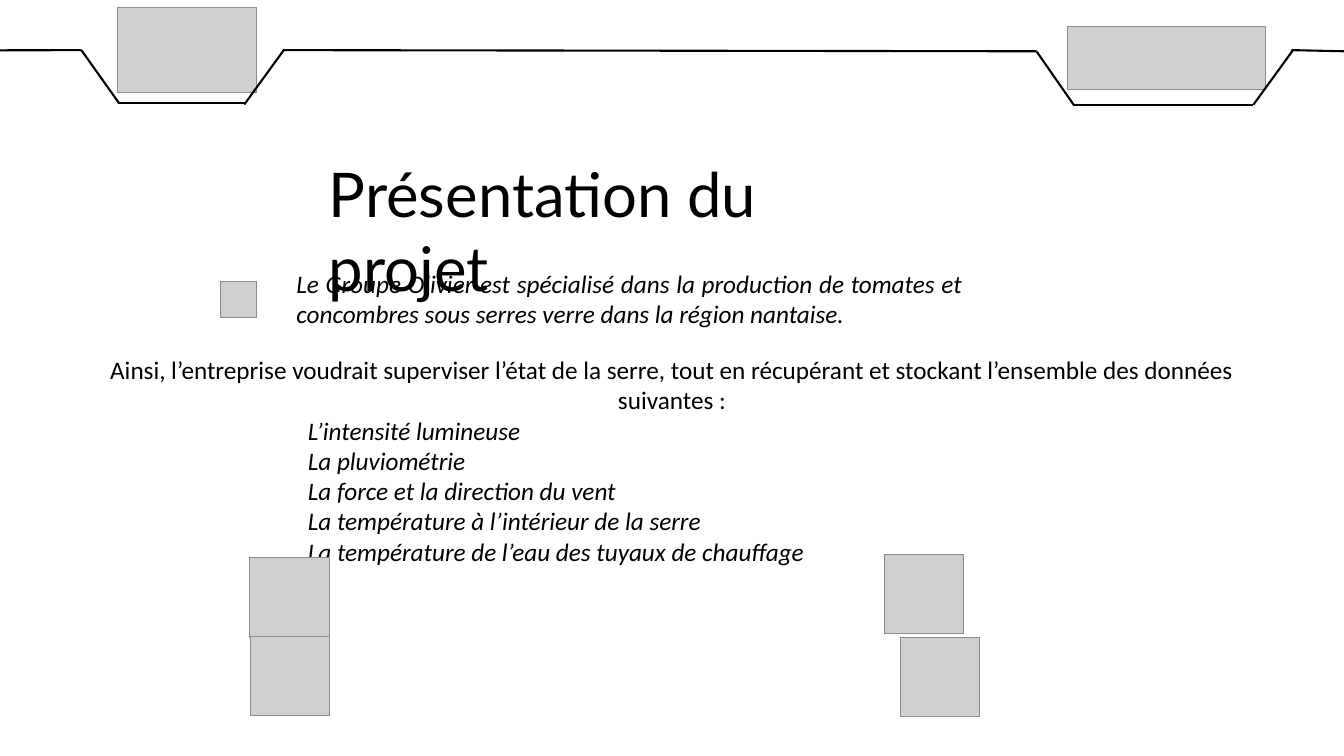
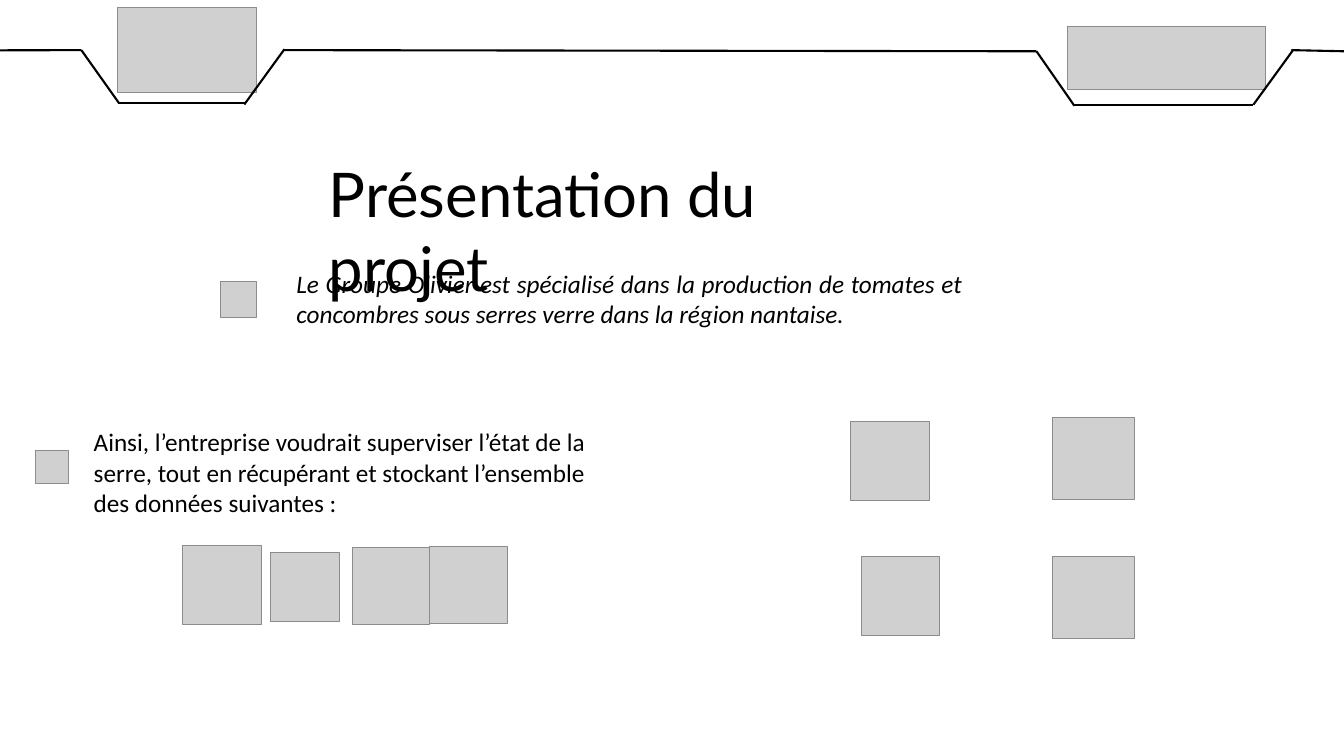
Before and after one commit to DylanChe/SupervisionSerre, a slide deck: slide 2 of oral_projet/diaporama_revue_1.pptx. Drawn at 1344x756 pixels with LibreOffice and Linux fonts; fonts in the diff are those of the drawing; grey boxes stand for pictures; background and template pictures are left out. Boxes give left, top, right and bottom in pixels: in the first picture for what was removed or moved away, otherwise in the second. Text is boxed around its words. In the diff, an @@ line names an element or a change of style, - is before the commit and + after.

Commit message:
Modification du diaporama
Suppression du texte en trop.

```diff
--- a/oral_projet/diaporama_revue_1.pptx
+++ b/oral_projet/diaporama_revue_1.pptx
@@ picture: place and size @@
-picture at box(249, 558, 330, 638)
+picture at box(1053, 417, 1135, 500)
@@ text "Ainsi, l’entreprise voudrait superviser l’état ...": place and size @@
-text "Ainsi, l’entreprise voudrait superviser l’état ..." at box(110, 361, 1232, 567)
+text "Ainsi, l’entreprise voudrait superviser l’état ..." at box(94, 433, 585, 513)
@@ text "Ainsi, l’entreprise voudrait superviser l’état ..." at box(94, 433, 585, 513): alignment centre to left @@
@@ text at box(308, 422, 804, 567): paragraphs removed @@
-          L’intensité lumineuse
-          La pluviométrie
-          La force et la direction du vent
-          La température à l’intérieur de la serre
-          La température de l’eau des tuyaux de chauffage
@@ picture: place and size @@
-picture at box(885, 555, 964, 633)
+picture at box(851, 421, 930, 500)
@@ picture added at box(35, 451, 69, 484) @@
@@ picture added at box(182, 545, 261, 624) @@
@@ picture added at box(271, 554, 340, 622) @@
@@ picture added at box(353, 547, 431, 625) @@
@@ picture added at box(430, 546, 507, 624) @@
@@ picture: place and size @@
-picture at box(900, 638, 979, 717)
+picture at box(861, 557, 940, 635)
@@ picture: place and size @@
-picture at box(251, 636, 330, 715)
+picture at box(1053, 557, 1135, 639)
```
